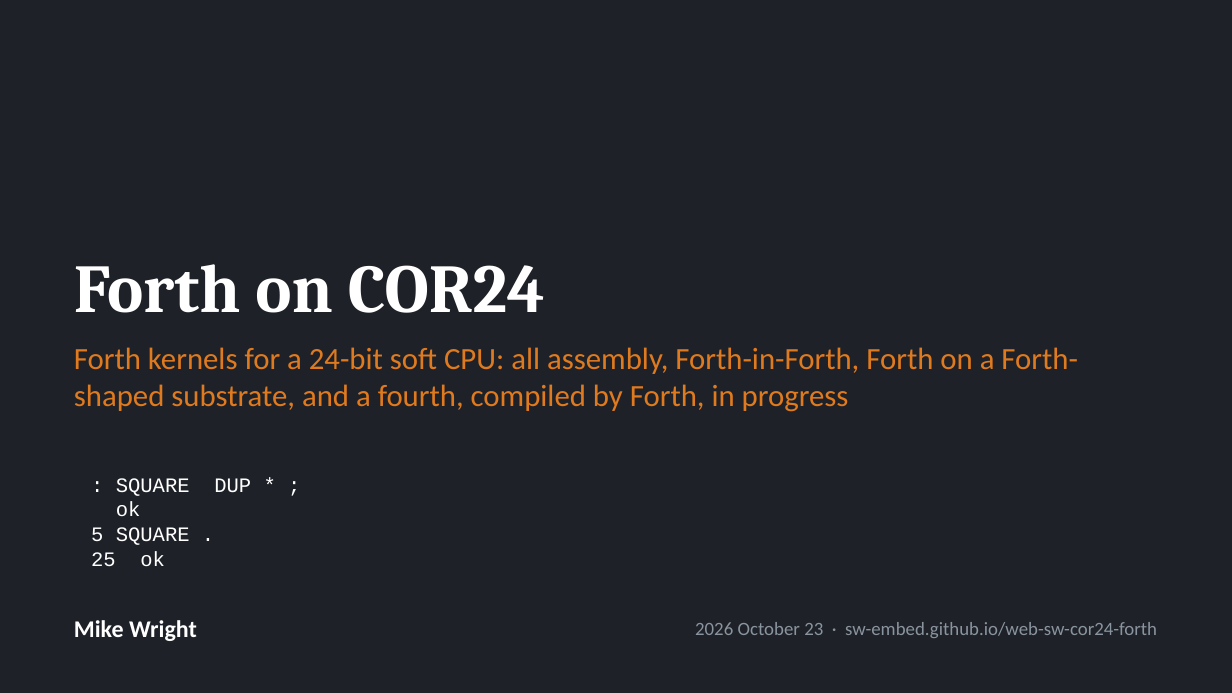
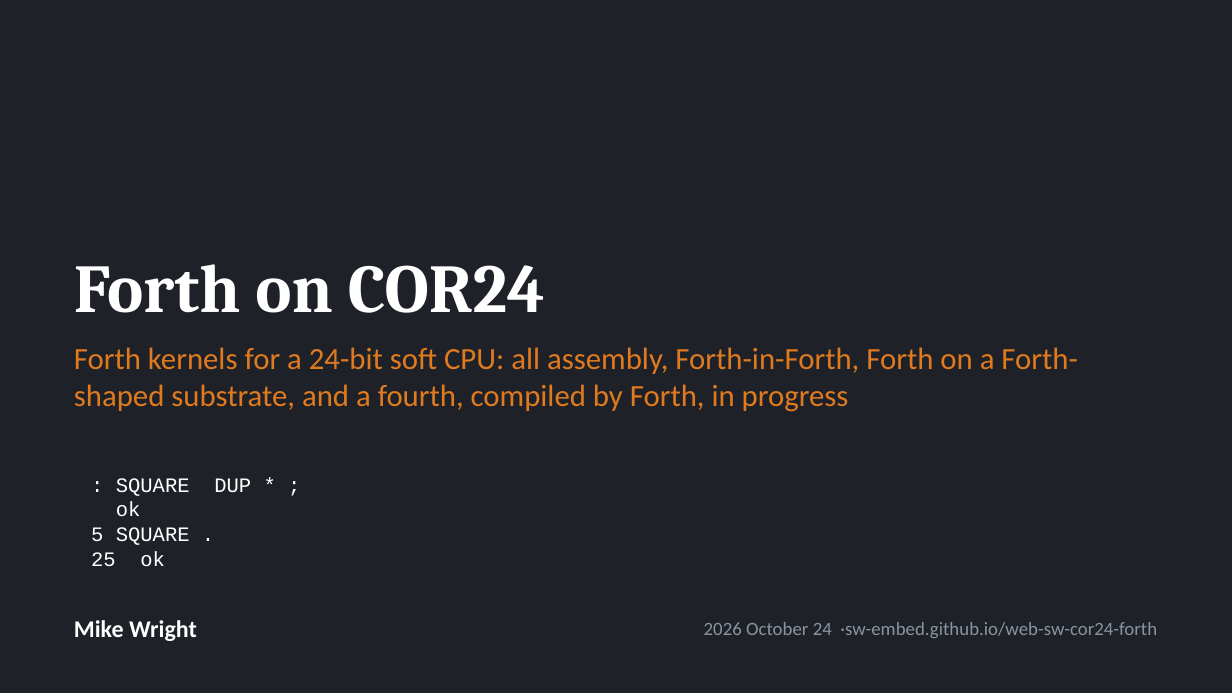
Before and after one commit to sw-embed/sw-cor24-forth, a slide deck: slide 1 of docs/presentation/forth-on-cor24.pptx. Drawn at 1232x693 pixels with LibreOffice and Linux fonts; fonts in the diff are those of the drawing. Boxes give left, top, right and bottom in pixels: in the first picture for what was removed or moved away, otherwise in the second. Text is boxed around its words. In the diff, an @@ line names an element or a change of style, - is before the commit and + after.

```diff
--- a/docs/presentation/forth-on-cor24.pptx
+++ b/docs/presentation/forth-on-cor24.pptx
@@ text at [704,622,1157,638]: text changed @@
-2026 October 23 · sw-embed.github.io/web-sw-cor24-forth
+2026 October 24 ·sw-embed.github.io/web-sw-cor24-forth
```
Also in this commit, not shown: 2 other files.
